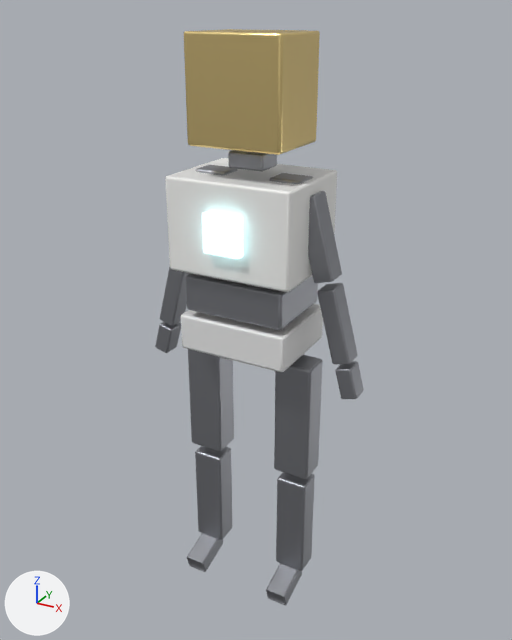
What one commit did to the glTF model public/models/forms/form-2.glb.
One viewpoint serves both versions: a 50 mm camera at (0.439, -0.79, 0.817) aimed at (0.0, 0.008, 0.419). Every picture has the same lights, and +X, +Y and +Z are marked at lower left. The picture after the commit comes second. Vertices at exactly the same position are counted once.
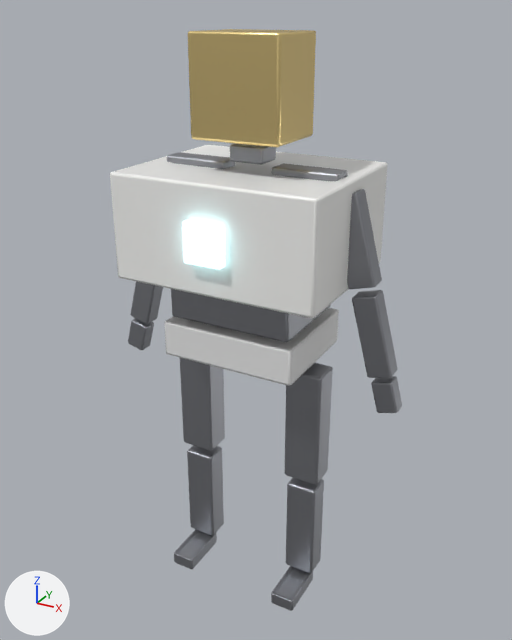
What differs and where, as boxes (x1, y1, x2, y2) in the pictures (512 x 640 px; the box of a moved part takes in the faces that stretch with it):
'Mesh_2', reshaped (31% wider)
    before: (155, 150, 364, 605)
    after: (128, 143, 402, 611)
'Mesh_0', reshaped (61% wider, 29% taller)
    before: (165, 158, 337, 292)
    after: (110, 145, 388, 318)
'Mesh_3', reshaped (6% shorter)
    before: (184, 29, 320, 155)
    after: (188, 29, 316, 147)
'Mesh_4', reshaped (23% wider, 14% taller)
    before: (181, 304, 323, 372)
    after: (164, 308, 339, 386)
'Mesh_1', moved
    before: (202, 211, 243, 259)
    after: (182, 220, 225, 269)
part 3 of me_mesh_2, moved or reshaped
    before: (335, 361, 364, 399)
    after: (371, 376, 402, 413)
part 4 of me_mesh_2, moved or reshaped
    before: (155, 322, 181, 353)
    after: (128, 318, 154, 350)
part 5 of me_mesh_2, moved or reshaped
    before: (228, 150, 277, 171)
    after: (230, 143, 276, 165)
part 6 of me_mesh_2, moved or reshaped
    before: (308, 191, 342, 283)
    after: (347, 189, 382, 289)
part 7 of me_mesh_2, moved or reshaped
    before: (160, 267, 358, 605)
    after: (130, 281, 398, 611)
part 8 of me_mesh_2, moved or reshaped
    before: (195, 165, 313, 184)
    after: (167, 152, 348, 181)

Diff of the bpy script that builds the scene:
```diff
--- a/public/models/forms/form-2.glb.py
+++ b/public/models/forms/form-2.glb.py
@@ me_mesh_0 @@
-me_mesh_0.from_pydata(...)  # 60 vertices, 116 faces; spans x -0.088..0.088, y -0.07..0.07, z 0.501..0.626
+me_mesh_0.from_pydata(...)  # 60 vertices, 116 faces; spans x -0.141..0.141, y -0.113..0.113, z 0.494..0.633
+# me_mesh_0 part 1: 60 of 60 vertices moved; they spanned x -0.088..0.088, y -0.07..0.07, z 0.501..0.626 and now span x -0.141..0.141, y -0.113..0.113, z 0.494..0.633; mean shift (0.0, 0.0, 0.001)
 me_mesh_0.materials.append(mat_armor)
@@ me_mesh_1 @@
-me_mesh_1.from_pydata(...)  # 12 vertices, 20 faces; spans x -0.025..0.025, y -0.082..-0.062, z 0.539..0.589
+me_mesh_1.from_pydata(...)  # 12 vertices, 20 faces; spans x -0.025..0.025, y -0.1252..-0.1052, z 0.539..0.589
+# me_mesh_1 part 2: the whole mesh is moved by (0.0, -0.0432, 0.0)
 me_mesh_1.materials.append(mat_glow)
@@ me_mesh_2 @@
-me_mesh_2.from_pydata(...)  # 1260 vertices, 2456 faces; spans x -0.163..0.163, y -0.064..0.058, z -0.011..0.654
+me_mesh_2.from_pydata(...)  # 1260 vertices, 2456 faces; spans x -0.218..0.218, y -0.074..0.07, z 0.001..0.662
+# me_mesh_2 part 3: the loose piece of 80 vertices spanning x 0.13..0.163, y -0.014..0.014, z 0.342..0.388 is multiplied about its middle by the matrix ((0.068, -0.966, -0.251), (0.966, 0.0, 0.26), (-0.251, -0.26, 0.932)), then moved by (0.052, 0.0, -0.007)
+# me_mesh_2 part 4: the loose piece of 80 vertices spanning x -0.163..-0.13, y -0.014..0.014, z 0.342..0.388 is multiplied about its middle by the matrix ((0.068, 0.966, 0.251), (-0.966, 0.0, 0.26), (0.251, -0.26, 0.932)), then moved by (-0.052, 0.0, -0.007)
+# me_mesh_2 part 5: the loose piece of 80 vertices spanning x -0.025..0.025, y -0.02..0.02, z 0.633..0.654 is scaled about its middle by (-0.937, -0.936, 1), then moved by (0.0, 0.0, 0.008)
+# me_mesh_2 part 6: the loose piece of 80 vertices spanning x 0.069..0.122, y -0.017..0.017, z 0.499..0.61 is multiplied about its middle by the matrix ((0.072, -1.033, -0.269), (1.033, 0.0, 0.278), (-0.269, -0.278, 0.998)), then moved by (0.049, 0.0, 0.004)
+# me_mesh_2 part 7: 700 of 1260 vertices moved; they spanned x -0.151..0.151, y -0.064..0.058, z -0.011..0.494 and now span x -0.207..0.207, y -0.074..0.07, z 0.001..0.495; mean shift (0.0, 0.001, -0.001); largest move (-0.071, -0.056, 0.446) -> (0.087, 0.069, 0.438)
+# me_mesh_2 part 8: 160 of 1260 vertices moved; they spanned x -0.077..0.077, y -0.018..0.018, z 0.598..0.626 and now span x -0.123..0.123, y -0.015..0.015, z 0.601..0.639; mean shift (0.0, 0.0, 0.008); largest move (0.075, -0.017, 0.598) -> (0.121, -0.015, 0.638)
+# other edits to the shape of me_mesh_2 do not show in these pictures
 me_mesh_2.materials.append(mat_metal)
@@ me_mesh_3 @@
-me_mesh_3.from_pydata(...)  # 60 vertices, 116 faces; spans x -0.0648..0.0648, y -0.0518..0.0519, z 0.6618..0.7931
+me_mesh_3.from_pydata(...)  # 60 vertices, 116 faces; spans x -0.0612..0.0612, y -0.049..0.0489, z 0.6694..0.7934
+# me_mesh_3 part 9: 60 of 60 vertices moved; they spanned x -0.0648..0.0648, y -0.0518..0.0519, z 0.6618..0.7931 and now span x -0.0612..0.0612, y -0.049..0.0489, z 0.6694..0.7934; mean shift (0.0, 0.0, 0.0038)
 me_mesh_3.materials.append(mat_trim)
@@ me_mesh_4 @@
-me_mesh_4.from_pydata(...)  # 60 vertices, 116 faces; spans x -0.079..0.079, y -0.063..0.063, z 0.386..0.436
+me_mesh_4.from_pydata(...)  # 60 vertices, 116 faces; spans x -0.097..0.097, y -0.077..0.077, z 0.378..0.428
+# me_mesh_4 part 10: 60 of 60 vertices moved; they spanned x -0.079..0.079, y -0.063..0.063, z 0.386..0.436 and now span x -0.097..0.097, y -0.077..0.077, z 0.378..0.428; mean shift (0.0, 0.0, -0.008)
 me_mesh_4.materials.append(mat_accent)
```
